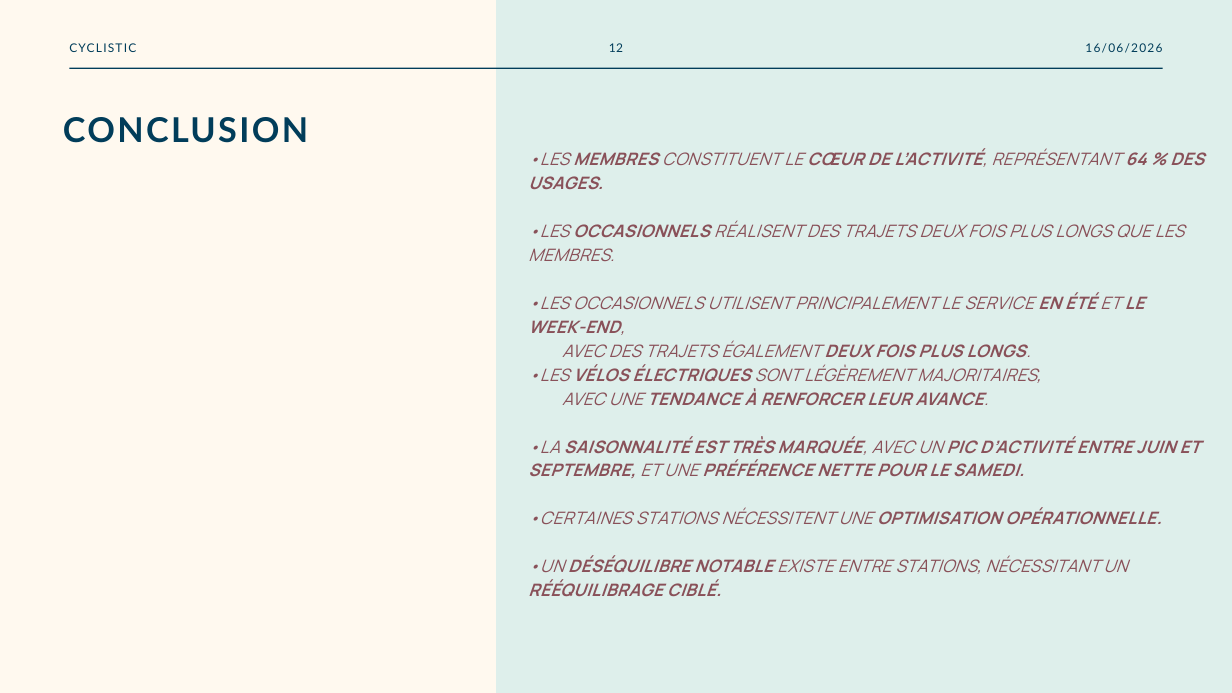
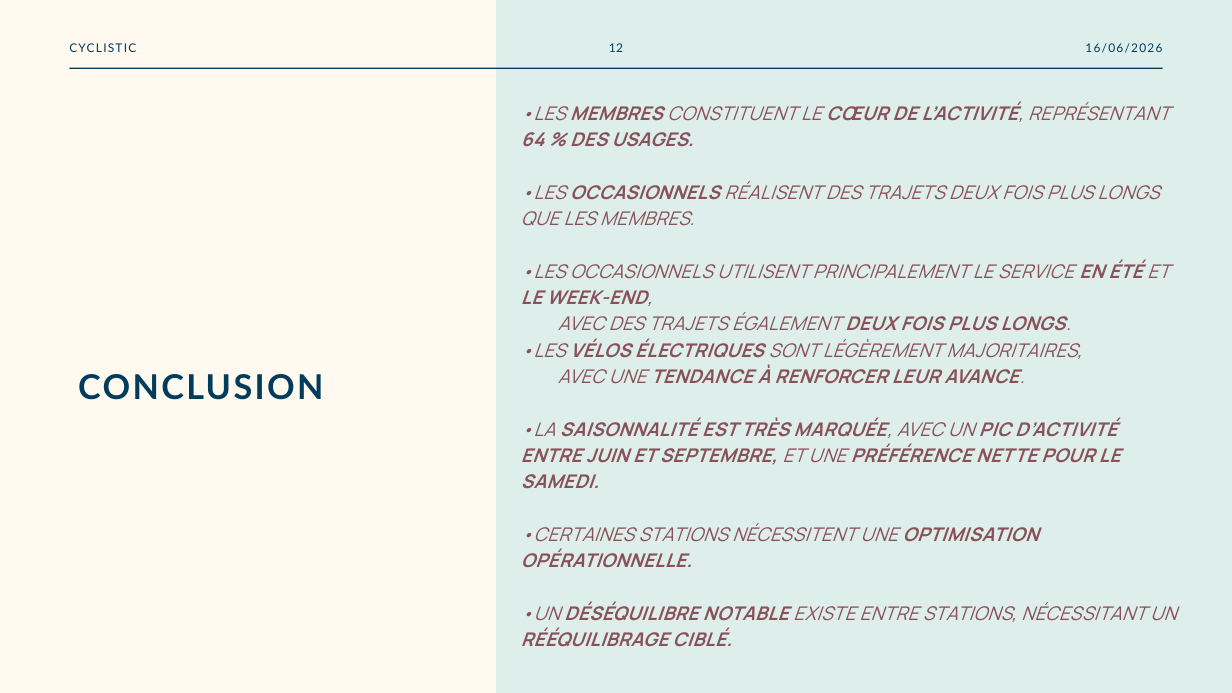
Before and after one commit to Loic0427/Data_etudes_de_cas, a slide deck: slide 12 of Velo en libre service/Etude_de_cas_cyclistic.pptx. Drawn at 1232x693 pixels with LibreOffice and Linux fonts; fonts in the diff are those of the drawing. Boxes give left, top, right and bottom in pixels: in the first picture for what was removed or moved away, otherwise in the second. Text is boxed around its words. In the diff, an @@ line names an element or a change of style, - is before the commit and + after.

```diff
--- a/Velo en libre service/Etude_de_cas_cyclistic.pptx
+++ b/Velo en libre service/Etude_de_cas_cyclistic.pptx
@@ text "•LES MEMBRES CONSTITUENT LE CŒUR ...": place and size @@
-text "•LES MEMBRES CONSTITUENT LE CŒUR ..." at (528,148,1204,596)
+text "•LES MEMBRES CONSTITUENT LE CŒUR ..." at (521,101,1176,647)
@@ text "•LES MEMBRES CONSTITUENT LE CŒUR ..." at (521,101,1176,647): size 20 to 22 pt; line spacing 28pt to 30.8pt @@
@@ text "CONCLUSION": place and size @@
-text "CONCLUSION" at (63,117,308,143)
+text "CONCLUSION" at (78,374,323,400)
```
Also in this commit, not shown: 5 other slides changed.
